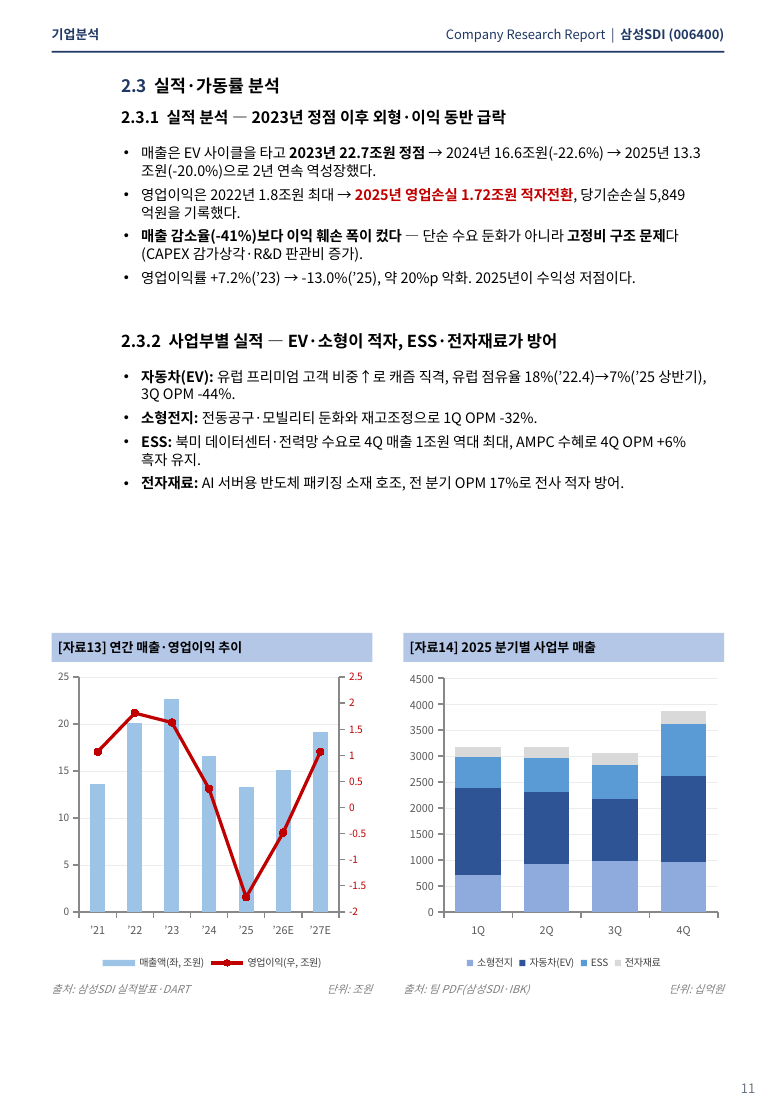
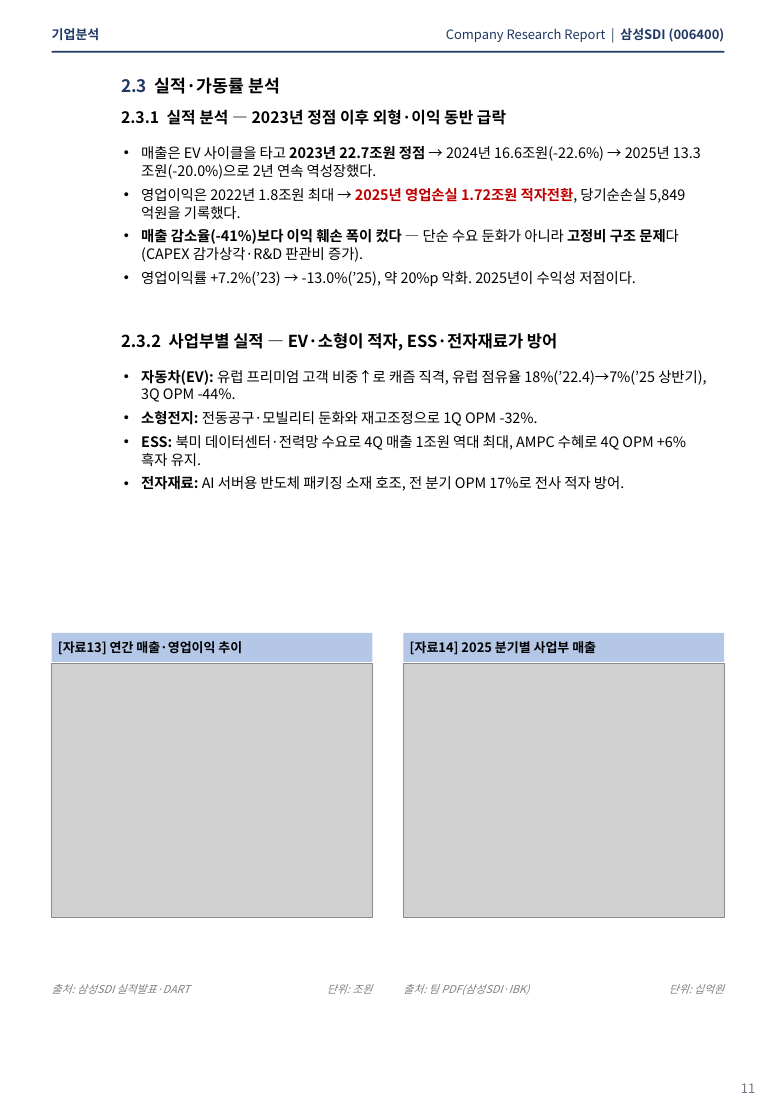
Before and after one commit to ICOKFund/Margin04, a slide deck: slide 10 of ICOK_삼성SDI_006400.pptx. Drawn at 776x1120 pixels with LibreOffice and Linux fonts; fonts in the diff are those of the drawing; grey boxes stand for pictures. Boxes give left, top, right and bottom in pixels: in the first picture for what was removed or moved away, otherwise in the second. Text is boxed around its words. In the diff, an @@ line names an element or a change of style, - is before the commit and + after.

```diff
--- a/ICOK_삼성SDI_006400.pptx
+++ b/ICOK_삼성SDI_006400.pptx
@@ column chart removed at box(52, 664, 372, 975) @@
-categories: ’21, ’22, ’23, ’24, ’25, ’26E, ’27E
-매출액(좌, 조원): 13.6, 20.1, 22.7, 16.6, 13.3, 15.1, 19.2
-영업이익(우, 조원): 1.1, 1.8, 1.6, 0.4, -1.7, -0.5, 1.1
@@ picture added at box(52, 664, 372, 918) @@
@@ column stacked chart removed at box(404, 664, 724, 975) @@
-categories: 1Q, 2Q, 3Q, 4Q
-소형전지: 700, 900, 1000, 1000
-자동차(EV): 1700, 1400, 1200, 1700
-ESS: 600, 600, 600, 1000
-전자재료: 200, 200, 200, 200
@@ picture added at box(404, 664, 724, 918) @@
```
Also in this commit, not shown: 3 other slides changed, 3 other files.
